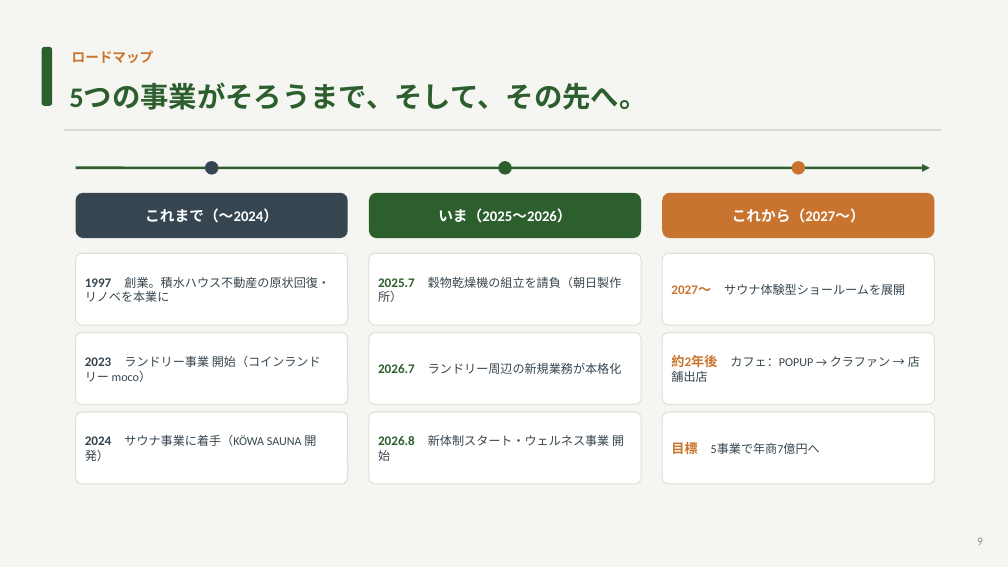
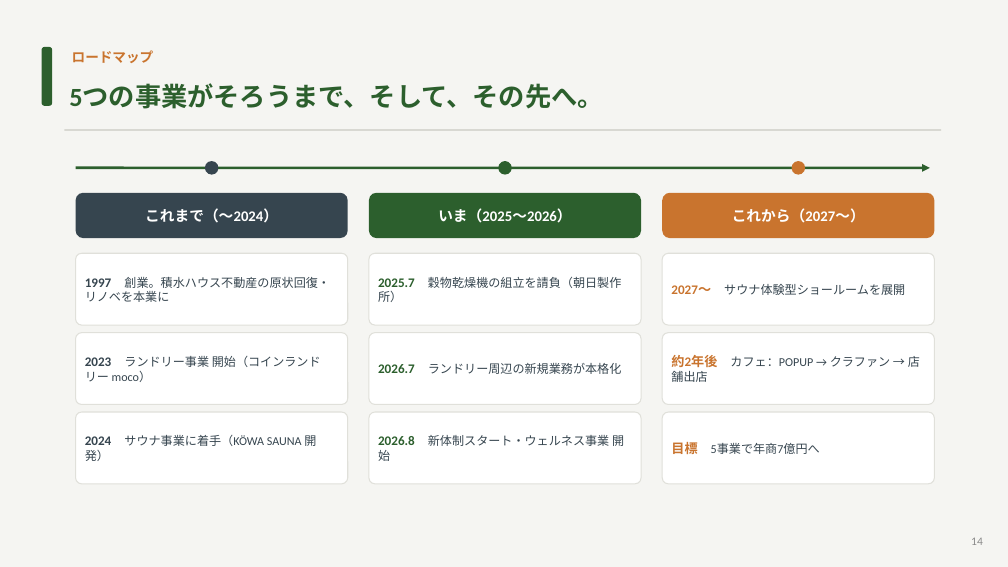
Before and after one commit to hiroaki-hab/test-repo-my-first-codex-smart-support-dev, a slide deck: slide 14 of 光和工業_ビジョン資料.pptx (slide 9 before the commit). Drawn at 1008x567 pixels with LibreOffice and Linux fonts; fonts in the diff are those of the drawing. Boxes give left, top, right and bottom in pixels: in the first picture for what was removed or moved away, otherwise in the second. Text is boxed around its words. In the diff, an @@ line names an element or a change of style, - is before the commit and + after.

```diff
--- a/光和工業_ビジョン資料.pptx
+++ b/光和工業_ビジョン資料.pptx
@@ text "5つの事業がそろうまで、そして、その先へ。" at bbox=[69, 85, 603, 109]: size 27 to 25 pt @@
@@ text at bbox=[971, 537, 983, 545]: text changed @@
-9
+14
```
Also in this commit, not shown: 9 other slides changed, 5 slides added, 2 slides removed, 19 other files.
